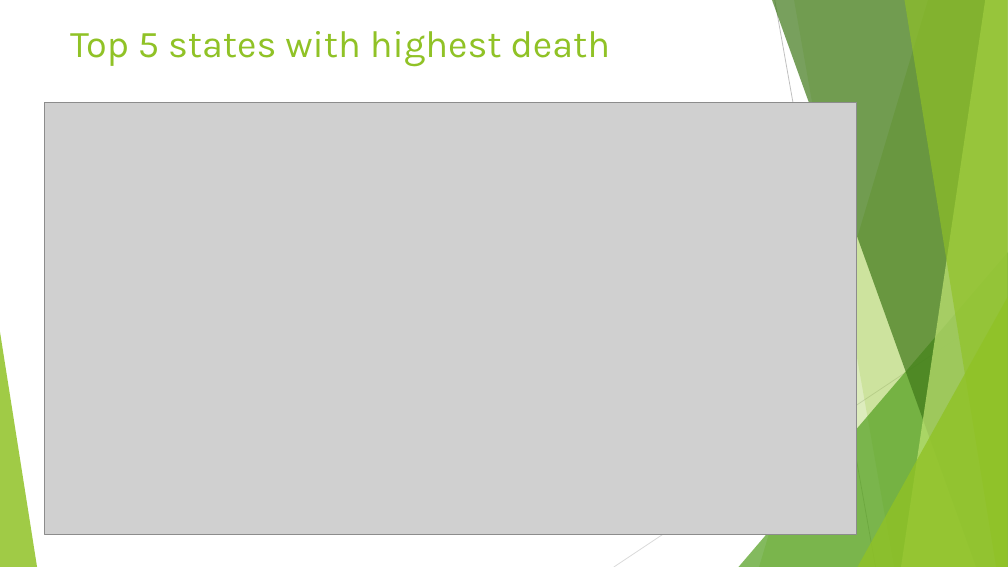
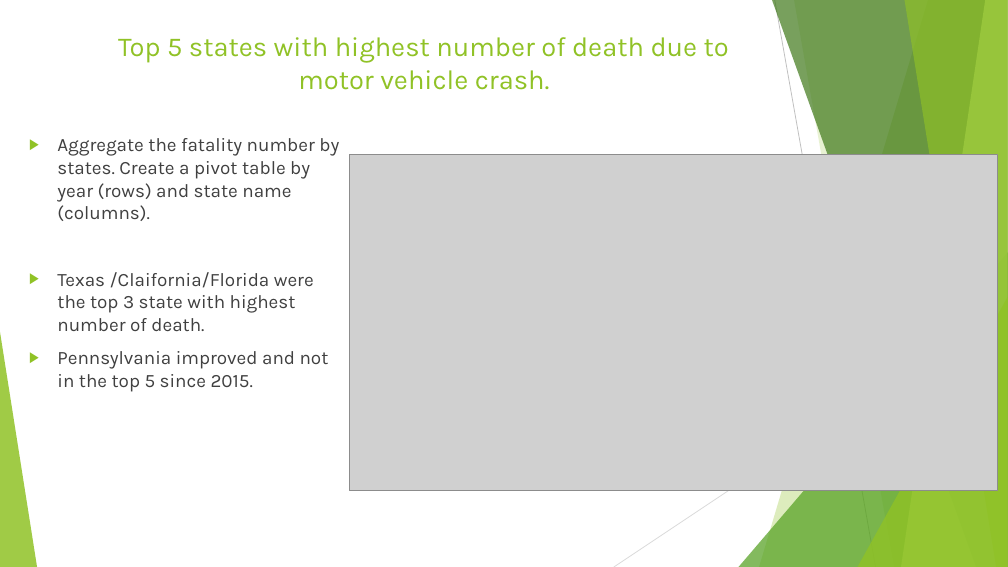
Before and after one commit to MZt92-ui/Project-1-Group-3, a slide deck: slide 7 of car_crashes.pptx (slide 4 before the commit). Drawn at 1008x567 pixels with LibreOffice and Linux fonts; fonts in the diff are those of the drawing; grey boxes stand for pictures. Boxes give left, top, right and bottom in pixels: in the first picture for what was removed or moved away, otherwise in the second. Text is boxed around its words. In the diff, an @@ line names an element or a change of style, - is before the commit and + after.

```diff
--- a/car_crashes.pptx
+++ b/car_crashes.pptx
@@ title at [118,37,729,90]: text changed; size 36 to 26 pt @@
-Top 5 states with highest death
+Top 5 states with highest number of death due to motor vehicle crash.
@@ text added at [57,138,339,392], 18 pt, text #404040 @@
+▶ Aggregate the fatality number by states. Create a pivot table by year (rows) and state name (columns).
+▶ Texas /Claifornia/Florida were the top 3 state with highest number of death.
+▶ Pennsylvania improved and not in the top 5 since 2015.
@@ picture: place and size @@
-picture at [45,102,857,535]
+picture at [349,154,998,491]
```
Also in this commit, not shown: 1 other slide changed, 10 slides added, 7 slides removed, 7 other files.
